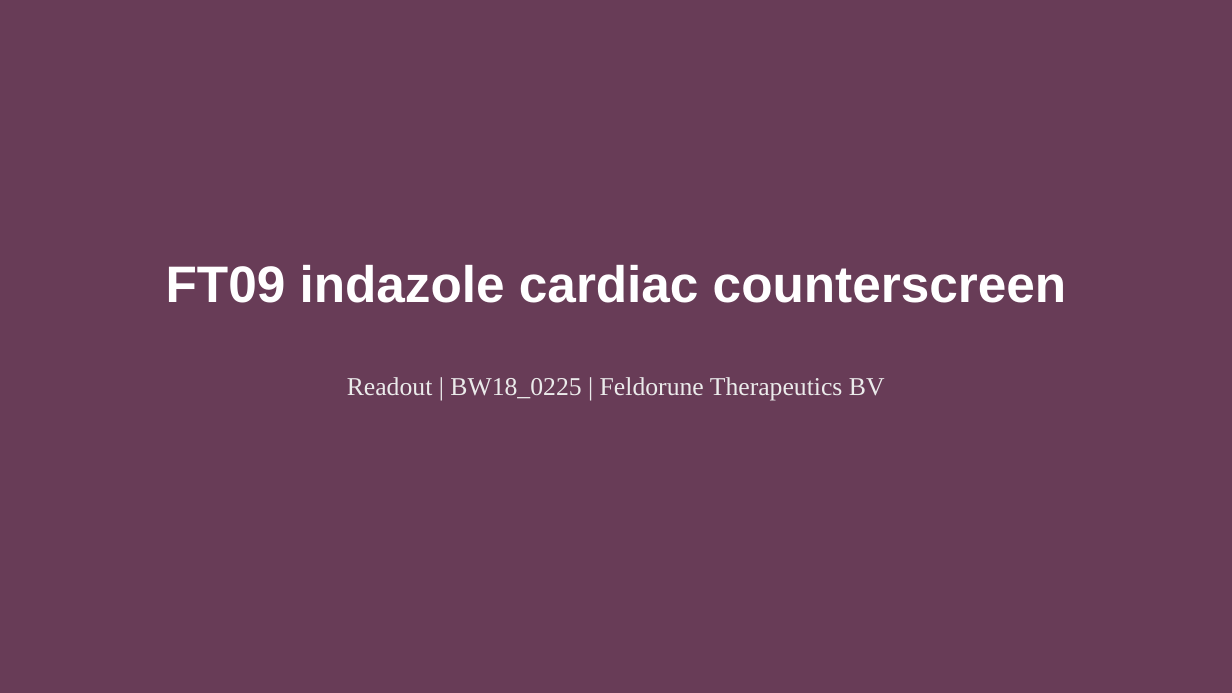
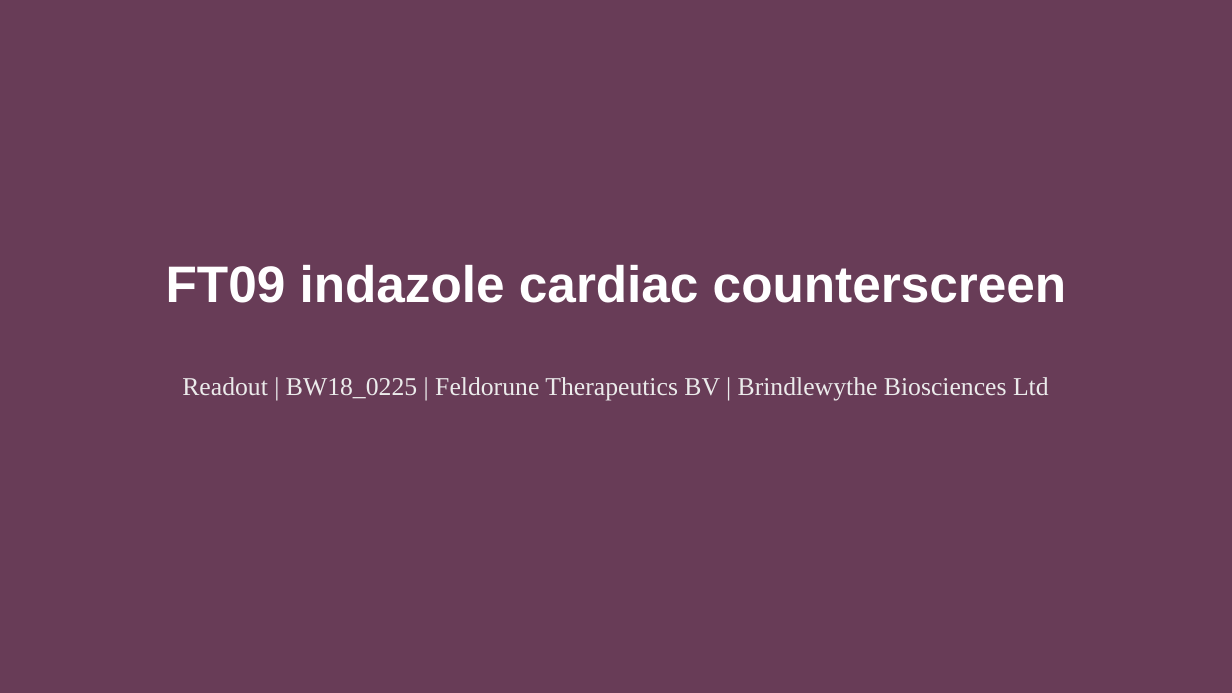
Before and after one commit to 60xAI/portco-mock-dataset, a slide deck: slide 1 of output/archive/Archive/Users/mellerscombe_old_laptop/Studies/BW18_0225/BW18_0225_hERG_CLIENT_v3_FINAL_final.pptx. Drawn at 1232x693 pixels with LibreOffice and Linux fonts; fonts in the diff are those of the drawing. Boxes give left, top, right and bottom in pixels: in the first picture for what was removed or moved away, otherwise in the second. Text is boxed around its words. In the diff, an @@ line names an element or a change of style, - is before the commit and + after.

```diff
--- a/output/archive/Archive/Users/mellerscombe_old_laptop/Studies/BW18_0225/BW18_0225_hERG_CLIENT_v3_FINAL_final.pptx
+++ b/output/archive/Archive/Users/mellerscombe_old_laptop/Studies/BW18_0225/BW18_0225_hERG_CLIENT_v3_FINAL_final.pptx
@@ subtitle at bbox=[182, 377, 1049, 400]: text changed @@
-Readout | BW18_0225 | Feldorune Therapeutics BV
+Readout | BW18_0225 | Feldorune Therapeutics BV | Brindlewythe Biosciences Ltd
```
Also in this commit, not shown: 4 other slides changed, 1 other file.
